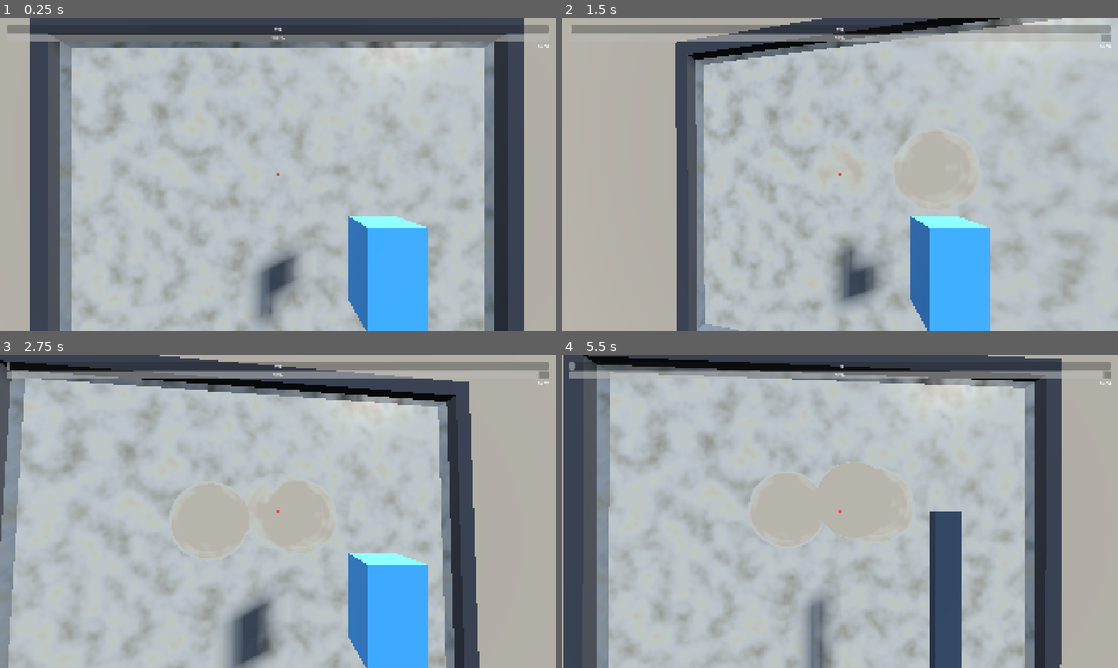
Above: before the commit, frames 1-4 (two rows, left to right).
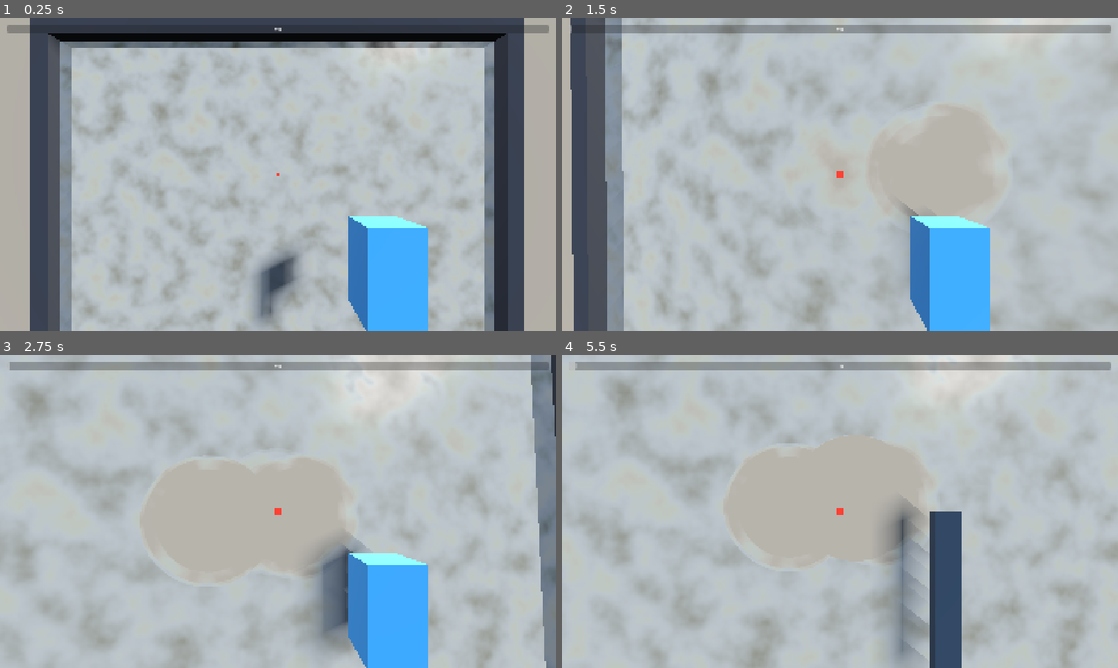
Above: after the commit, the same moments.

Repository: CaioLeonardoSch/window-cleaning-simulator
Game: Godot game, scene res://scenes/main.tscn
The game is run twice, just before and just after one commit, with the same random seed, the same clock (stepped at 60 frames per second) and the same inputs.
Inputs (mouse positions are in pixels of both pictures, inside the frame that each line leads up to):
- Up to frame 1 (0.25 s): no input
- Up to frame 2 (1.5 s): move the mouse to (867, 174) at 0.52 s; press the mouse at (867, 174) at 0.53 s; hold W (move_forward, bound only after the commit) from 0.53 s (still down); move the mouse to (812, 174) at 1.27 s; release the mouse at (812, 174) at 1.28 s; click (812, 174) at 1.35 s
- Up to frame 3 (2.75 s): keep holding W (move_forward, bound only after the commit); move the mouse to (289, 505) at 2.02 s; hold 1 (tool_1) from 2.03 s (still down); click (289, 505) at 2.3 s
- Up to frame 4 (5.5 s): keep holding W (move_forward, bound only after the commit); move the mouse to (834, 517) at 2.77 s; release 1 (tool_1) at 2.78 s; tap 2 (tool_2) at 2.85 s; click (834, 517) at 3.05 s; move the mouse to (878, 514) at 3.52 s; hold 3 (tool_3) 3.53-4.28 s; click (878, 514) at 3.8 s; move the mouse to (795, 508) at 4.27 s; click (795, 508) at 4.35 s; move the mouse to (845, 511) at 5.02 s; press the mouse at (845, 511) at 5.03 s

The runs differ from the first frame. In frame 1, 2.4% of the frame differs, in the area x 5-99%, y 4-10%; in frame 2, 32%; in frame 3, 41%, in the area x 0-100%, y 0-100%; in frame 4, 40%.

Commit message:
Libera o jogador pra andar no andaime e simplifica pro MVP
Movimento WASD (clamp nos limites da plataforma, sem física própria
ainda) em vez de jogador fixo num ponto. Completude passa a exigir
100% limpo (sem faixa de tolerância por resíduo), e o HUD perde
cronômetro/avaliação/melhor-tempo — o foco agora é só validar se a
mecânica de limpar vidro é divertida, não pontuação.

Co-Authored-By: Claude Sonnet 5 <noreply@anthropic.com>

Diff:
--- a/godot/project.godot
+++ b/godot/project.godot
@@ -25,6 +25,26 @@
 
 [input]
 
+move_forward={
+"deadzone": 0.5,
+"events": [Object(InputEventKey,"resource_local_to_scene":false,"resource_name":"","device":-1,"window_id":0,"alt_pressed":false,"shift_pressed":false,"ctrl_pressed":false,"meta_pressed":false,"pressed":false,"keycode":0,"physical_keycode":87,"key_label":0,"unicode":0,"location":0,"echo":false,"script":null)
+]
+}
+move_back={
+"deadzone": 0.5,
+"events": [Object(InputEventKey,"resource_local_to_scene":false,"resource_name":"","device":-1,"window_id":0,"alt_pressed":false,"shift_pressed":false,"ctrl_pressed":false,"meta_pressed":false,"pressed":false,"keycode":0,"physical_keycode":83,"key_label":0,"unicode":0,"location":0,"echo":false,"script":null)
+]
+}
+move_left={
+"deadzone": 0.5,
+"events": [Object(InputEventKey,"resource_local_to_scene":false,"resource_name":"","device":-1,"window_id":0,"alt_pressed":false,"shift_pressed":false,"ctrl_pressed":false,"meta_pressed":false,"pressed":false,"keycode":0,"physical_keycode":65,"key_label":0,"unicode":0,"location":0,"echo":false,"script":null)
+]
+}
+move_right={
+"deadzone": 0.5,
+"events": [Object(InputEventKey,"resource_local_to_scene":false,"resource_name":"","device":-1,"window_id":0,"alt_pressed":false,"shift_pressed":false,"ctrl_pressed":false,"meta_pressed":false,"pressed":false,"keycode":0,"physical_keycode":68,"key_label":0,"unicode":0,"location":0,"echo":false,"script":null)
+]
+}
 clean={
 "deadzone": 0.5,
 "events": [Object(InputEventMouseButton,"resource_local_to_scene":false,"resource_name":"","device":-1,"button_mask":1,"position":Vector2(0, 0),"global_position":Vector2(0, 0),"factor":1.0,"button_index":1,"canceled":false,"pressed":true,"double_click":false,"script":null)
--- a/godot/scenes/hud.tscn
+++ b/godot/scenes/hud.tscn
@@ -10,7 +10,7 @@
 offset_left = 24.0
 offset_top = 24.0
 offset_right = -24.0
-offset_bottom = 140.0
+offset_bottom = 60.0
 
 [node name="VBox" type="VBoxContainer" parent="Margin"]
 layout_mode = 2
@@ -20,17 +20,6 @@
 max_value = 100.0
 value = 0.0
 show_percentage = true
-
-[node name="ResidueBar" type="ProgressBar" parent="Margin/VBox"]
-layout_mode = 2
-max_value = 100.0
-value = 100.0
-show_percentage = true
-
-[node name="TimerLabel" type="Label" parent="Margin/VBox"]
-layout_mode = 2
-text = "00:00"
-horizontal_alignment = 2
 
 [node name="Banner" type="Label" parent="."]
 anchor_left = 0.5
--- a/godot/scripts/hud.gd
+++ b/godot/scripts/hud.gd
@@ -1,19 +1,13 @@
 extends CanvasLayer
-## HUD com as duas barras e o cronômetro; banner de conclusão com tempo e avaliação
-## (etapa 7 do plano — sem dinheiro ainda).
+## HUD mínimo pro MVP: só a barra de limpeza e o aviso quando a janela bate 100%.
+## Sem tempo/pontuação — isso é MVP pra testar se limpar vidro é divertido, não corrida.
 
-const WIN_GRIME := 0.04
-const WIN_RESIDUE := 0.05
-const BEST_TIME_PATH := "user://best_time.save"
+const WIN_CLEAN := 0.999
 
 @onready var clean_bar: ProgressBar = $Margin/VBox/CleanBar
-@onready var residue_bar: ProgressBar = $Margin/VBox/ResidueBar
-@onready var timer_label: Label = $Margin/VBox/TimerLabel
 @onready var banner: Label = $Banner
 
 var window_pane = null
-var elapsed := 0.0
-var _started := false
 var _finished := false
 
 func _ready() -> void:
@@ -22,42 +16,15 @@
 	if not panes.is_empty():
 		window_pane = panes[0]
 
-func _process(delta: float) -> void:
+func _process(_delta: float) -> void:
 	if window_pane == null:
 		return
-
-	if not _started and Input.is_action_just_pressed("clean"):
-		_started = true
-
 	var st: Dictionary = window_pane.stats()
 	clean_bar.value = st.clean * 100.0
-	residue_bar.value = (1.0 - st.residue) * 100.0
-
-	if _started and not _finished:
-		elapsed += delta
-	timer_label.text = _format_time(elapsed)
-
-	if not _finished and st.grime < WIN_GRIME and st.residue < WIN_RESIDUE:
+	if not _finished and st.clean >= WIN_CLEAN:
 		_finish()
 
 func _finish() -> void:
 	_finished = true
-	var rating := "Ouro" if elapsed < 30.0 else ("Prata" if elapsed < 60.0 else "Bronze")
-	banner.text = "Janela limpa! Tempo: %s — %s" % [_format_time(elapsed), rating]
+	banner.text = "Janela limpa!"
 	banner.visible = true
-	_save_best_time(elapsed)
-
-func _format_time(t: float) -> String:
-	var m := int(t) / 60
-	var s := int(t) % 60
-	return "%02d:%02d" % [m, s]
-
-func _save_best_time(t: float) -> void:
-	var best := t
-	if FileAccess.file_exists(BEST_TIME_PATH):
-		var f := FileAccess.open(BEST_TIME_PATH, FileAccess.READ)
-		best = minf(f.get_float(), t)
-		f.close()
-	var fw := FileAccess.open(BEST_TIME_PATH, FileAccess.WRITE)
-	fw.store_float(best)
-	fw.close()
--- a/godot/scripts/player.gd
+++ b/godot/scripts/player.gd
@@ -5,6 +5,14 @@
 const PITCH_LIMIT := 1.2217  # ~70°
 const AIM_DISTANCE := 3.0
 const GLASS_LAYER := 2  # tem que bater com window_pane.gd: GLASS_LAYER_BIT
+const EYE_HEIGHT := 1.65
+
+# Limites do andaime (scaffold.tscn: plataforma 3.00x0.80m, guarda-corpo em z=1.15).
+# Sem CharacterBody3D/colisão própria — só clamp na posição, é o suficiente pra não
+# atravessar o vidro (z baixo) nem o corrimão (z alto) nem cair pelas pontas (x).
+const PLATFORM_X_RANGE := Vector2(-1.2, 1.2)
+const PLATFORM_Z_RANGE := Vector2(0.45, 1.0)
+const MOVE_SPEED := 1.3
 
 @onready var camera_rig: Node3D = $CameraRig
 @onready var camera: Camera3D = $CameraRig/Camera3D
@@ -43,6 +51,7 @@
 		Input.mouse_mode = Input.MOUSE_MODE_VISIBLE if Input.mouse_mode == Input.MOUSE_MODE_CAPTURED else Input.MOUSE_MODE_CAPTURED
 
 func _process(delta: float) -> void:
+	_move(delta)
 	_sway_viewmodel(delta)
 	_sway_scaffold(delta)
 
@@ -70,6 +79,25 @@
 	}
 	active_window.apply_tool(tools[active_tool_index], stroke)
 	_prev_uv = uv
+
+## Anda pela plataforma do andaime (WASD), em eixo do mundo — nada de física ainda, só clamp
+## nos limites da plataforma. Sem movimento vertical (plano: fora de escopo da v0).
+func _move(delta: float) -> void:
+	var dir := Vector2.ZERO
+	if Input.is_action_pressed("move_forward"):
+		dir.y -= 1.0
+	if Input.is_action_pressed("move_back"):
+		dir.y += 1.0
+	if Input.is_action_pressed("move_left"):
+		dir.x -= 1.0
+	if Input.is_action_pressed("move_right"):
+		dir.x += 1.0
+	if dir == Vector2.ZERO:
+		return
+	dir = dir.normalized() * MOVE_SPEED * delta
+	position.x = clampf(position.x + dir.x, PLATFORM_X_RANGE.x, PLATFORM_X_RANGE.y)
+	position.z = clampf(position.z + dir.y, PLATFORM_Z_RANGE.x, PLATFORM_Z_RANGE.y)
+	position.y = EYE_HEIGHT
 
 ## Raycast do centro da tela (seção 6.2 do plano) — a mira é sempre o centro, não o mouse.
 func _aim() -> Dictionary:
--- a/godot/scripts/window_pane.gd
+++ b/godot/scripts/window_pane.gd
@@ -3,8 +3,7 @@
 ## manda no jogo, a GPU (GrimePainter/shader) manda na aparência. Seção 3 do plano.
 
 const GLASS_LAYER_BIT := 2  # camada de física "glass" (bit 2)
-const WIN_GRIME := 0.04
-const WIN_RESIDUE := 0.05
+const WIN_CLEAN := 0.999  # completude só conta 100% limpo — sem meio-termo na v0
 
 @export var glass_size: Vector2 = Vector2(1.6, 1.2)
 
@@ -67,7 +66,7 @@
 
 	if not _confirmed_clean:
 		var st := sim.stats()
-		if st.grime < WIN_GRIME and st.residue < WIN_RESIDUE:
+		if st.clean >= WIN_CLEAN:
 			_confirm_clean()
 
 ## Converte um ponto global (do raycast) pra UV 0..1 do vidro (pseudocódigo da seção 6.2).
